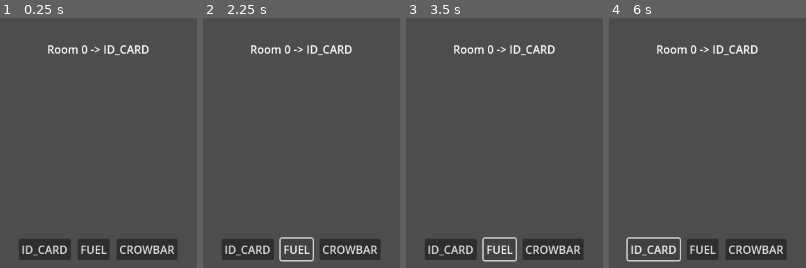
Above: before the commit, frames 1-4 (left to right).
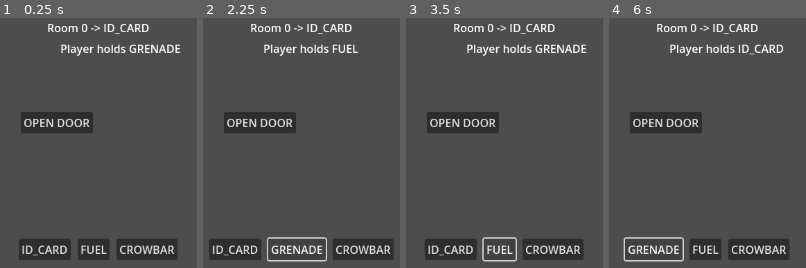
Above: after the commit, the same moments.

Repository: Kehos/ldjam54-limitedspace
Game: Godot game, scene res://scenes/Game/Game.tscn
Two runs of this game, one before a commit and one after it. Both use one fixed random seed, a clock stepped at 60 frames per second and the inputs below.
Inputs (mouse positions are in pixels of both pictures, inside the frame that each line leads up to):
- Up to frame 1 (0.25 s): no input
- Up to frame 2 (2.25 s): click "ID_CARD" at 0.5 s; click "ID_CARD" (after the commit: "GRENADE") at 1.25 s; click "FUEL" at 2 s
- Up to frame 3 (3.5 s): click "FUEL" (after the commit: "GRENADE") at 2.75 s
- Up to frame 4 (6 s): click "CROWBAR" at 3.5 s; click "CROWBAR" (after the commit: "GRENADE") at 4.25 s; click (666, 123) at 5 s, where only the run after the commit has a clickable "OPEN DOOR"; click "ID_CARD" at 5.75 s

The runs differ from the first frame. In frame 1, 5.2% of the frame differs, in the area x 10-92%, y 2-46%; in frame 2, 8.7%, in the area x 3-97%, y 2-98%; in frame 3, 5.2%; in frame 4, 7.6%.

Commit message:
Added logic to advance rooms with UI buttons

Diff:
--- a/scenes/Game/Game.tscn
+++ b/scenes/Game/Game.tscn
@@ -1,9 +1,77 @@
 [gd_scene load_steps=3 format=3 uid="uid://cu7av6n17dgcx"]
 
 [ext_resource type="Script" path="res://scripts/Game/Game.gd" id="1_my73j"]
-[ext_resource type="PackedScene" uid="uid://dov6v0cosov35" path="res://scenes/UI/GameUI.tscn" id="2_pp6a4"]
+[ext_resource type="Script" path="res://scripts/UI/GameUI.gd" id="2_xpvnd"]
 
 [node name="Game" type="Node"]
 script = ExtResource("1_my73j")
 
-[node name="GameUI" parent="." instance=ExtResource("2_pp6a4")]
+[node name="GameUI" type="CanvasLayer" parent="."]
+script = ExtResource("2_xpvnd")
+
+[node name="RoomLabel" type="Label" parent="GameUI"]
+offset_left = 502.0
+offset_top = 281.0
+offset_right = 647.0
+offset_bottom = 307.0
+size_flags_horizontal = 4
+text = "Room X: Door type"
+
+[node name="PlayerLabel" type="Label" parent="GameUI"]
+offset_left = 521.0
+offset_top = 311.0
+offset_right = 630.0
+offset_bottom = 337.0
+size_flags_horizontal = 4
+text = "Player holds X"
+
+[node name="MarginContainer" type="MarginContainer" parent="GameUI"]
+anchors_preset = 15
+anchor_right = 1.0
+anchor_bottom = 1.0
+grow_horizontal = 2
+grow_vertical = 2
+theme_override_constants/margin_left = 20
+theme_override_constants/margin_top = 20
+theme_override_constants/margin_right = 20
+theme_override_constants/margin_bottom = 20
+
+[node name="HBoxContainer" type="HBoxContainer" parent="GameUI/MarginContainer"]
+layout_mode = 2
+size_flags_horizontal = 4
+size_flags_vertical = 8
+theme_override_constants/separation = 10
+
+[node name="Item1" type="Button" parent="GameUI/MarginContainer/HBoxContainer"]
+layout_mode = 2
+text = "Item 1"
+
+[node name="Item2" type="Button" parent="GameUI/MarginContainer/HBoxContainer"]
+layout_mode = 2
+text = "Item 1"
+
+[node name="Item3" type="Button" parent="GameUI/MarginContainer/HBoxContainer"]
+layout_mode = 2
+text = "Item 1"
+
+[node name="OpenDoorButton" type="Button" parent="GameUI"]
+offset_left = 464.0
+offset_top = 414.0
+offset_right = 568.0
+offset_bottom = 445.0
+text = "OPEN DOOR"
+
+[node name="NextRoomButton" type="Button" parent="GameUI"]
+visible = false
+offset_left = 594.0
+offset_top = 414.0
+offset_right = 698.0
+offset_bottom = 445.0
+text = "NEXT ROOM"
+
+[connection signal="item_picked" from="GameUI" to="." method="_on_canvas_layer_item_picked"]
+[connection signal="pressed" from="GameUI/MarginContainer/HBoxContainer/Item1" to="GameUI" method="_on_item_1_pressed"]
+[connection signal="pressed" from="GameUI/MarginContainer/HBoxContainer/Item2" to="GameUI" method="_on_item_2_pressed"]
+[connection signal="pressed" from="GameUI/MarginContainer/HBoxContainer/Item3" to="GameUI" method="_on_item_3_pressed"]
+[connection signal="pressed" from="GameUI/OpenDoorButton" to="." method="_on_open_door_button_pressed"]
+[connection signal="pressed" from="GameUI/NextRoomButton" to="." method="_on_next_room_button_pressed"]
--- a/scenes/UI/GameUI.tscn
+++ /dev/null
@@ -1,40 +0,0 @@
-[gd_scene load_steps=2 format=3 uid="uid://dov6v0cosov35"]
-
-[ext_resource type="Script" path="res://scripts/UI/GameUI.gd" id="1_axr3r"]
-
-[node name="GameUI" type="CanvasLayer"]
-script = ExtResource("1_axr3r")
-
-[node name="MarginContainer" type="MarginContainer" parent="."]
-anchors_preset = 15
-anchor_right = 1.0
-anchor_bottom = 1.0
-grow_horizontal = 2
-grow_vertical = 2
-theme_override_constants/margin_left = 20
-theme_override_constants/margin_top = 20
-theme_override_constants/margin_right = 20
-theme_override_constants/margin_bottom = 20
-
-[node name="RoomLabel" type="Label" parent="MarginContainer"]
-layout_mode = 2
-size_flags_horizontal = 4
-text = "Room X: Door type"
-
-[node name="HBoxContainer" type="HBoxContainer" parent="MarginContainer"]
-layout_mode = 2
-size_flags_horizontal = 4
-size_flags_vertical = 8
-theme_override_constants/separation = 10
-
-[node name="Item1" type="Button" parent="MarginContainer/HBoxContainer"]
-layout_mode = 2
-text = "Item 1"
-
-[node name="Item2" type="Button" parent="MarginContainer/HBoxContainer"]
-layout_mode = 2
-text = "Item 1"
-
-[node name="Item3" type="Button" parent="MarginContainer/HBoxContainer"]
-layout_mode = 2
-text = "Item 1"
--- a/scripts/Game/Game.gd
+++ b/scripts/Game/Game.gd
@@ -4,10 +4,14 @@
 var roomDoors = []
 var roomItems = []
 var currentRoom = 0
+var maxRoom = 4
 
 # Current room properties
 var currentRoomItems = []
 var currentRoomID = ""
+
+# Player properties
+var itemInHand = "GRENADE"
 
 func _ready():
 	get_dungeon_properties()
@@ -25,5 +29,25 @@
 
 func set_game_UI():
 	$GameUI.set_current_room(currentRoom)
+	$GameUI.update_player_label(itemInHand)
 	$GameUI.set_door_type(currentRoomID)
 	$GameUI.set_button_texts(currentRoomItems)
+
+func discard_item():
+	itemInHand = ""
+
+func _on_canvas_layer_item_picked(item):
+	if itemInHand:
+		$GameUI.drop_item(itemInHand)
+	itemInHand = item
+
+func _on_open_door_button_pressed():
+	if itemInHand == currentRoomID:
+		discard_item()
+		if currentRoom != maxRoom:
+			$GameUI/NextRoomButton.show()
+
+func _on_next_room_button_pressed():
+	currentRoom += 1
+	set_current_room_properties()
+	$GameUI/NextRoomButton.hide()
--- a/scripts/UI/GameUI.gd
+++ b/scripts/UI/GameUI.gd
@@ -1,6 +1,9 @@
 extends CanvasLayer
 
-@onready var roomLabel = $MarginContainer/RoomLabel
+signal item_picked(item)
+
+@onready var roomLabel = $RoomLabel
+@onready var playerLabel = $PlayerLabel
 @onready var button1 = $MarginContainer/HBoxContainer/Item1
 @onready var button2 = $MarginContainer/HBoxContainer/Item2
 @onready var button3 = $MarginContainer/HBoxContainer/Item3
@@ -8,6 +11,9 @@
 var currentRoom = 0
 var buttons = []
 var doorType = ""
+
+var pickedItem = ""
+var pickedFrom = -1
 
 func set_current_room(roomIndex):
 	currentRoom = roomIndex
@@ -18,6 +24,40 @@
 
 func set_button_texts(texts):
 	buttons = texts
-	button1.text = texts[0]
-	button2.text = texts[1]
-	button3.text = texts[2]
+	update_button_texts()
+
+func update_button_texts():
+	button1.text = buttons[0]
+	button2.text = buttons[1]
+	button3.text = buttons[2]
+
+func update_player_label(item, picked = false):
+	playerLabel.text = str("Player holds ", item)
+	if picked:
+		item_picked.emit(item)
+
+func _on_item_1_pressed():
+	pickedItem = buttons[0]
+	buttons[0] = ""
+	pickedFrom = 0
+	update_button_texts()
+	update_player_label(pickedItem, true)
+
+func _on_item_2_pressed():
+	pickedItem = buttons[1]
+	buttons[1] = ""
+	pickedFrom = 1
+	update_button_texts()
+	update_player_label(pickedItem, true)
+
+func _on_item_3_pressed():
+	pickedItem = buttons[2]
+	buttons[2] = ""
+	pickedFrom = 2
+	update_button_texts()
+	update_player_label(pickedItem, true)
+
+func drop_item(item):
+	print(str("Player drops ", item, " on position ", pickedFrom))
+	buttons[pickedFrom] = item
+	update_button_texts()
